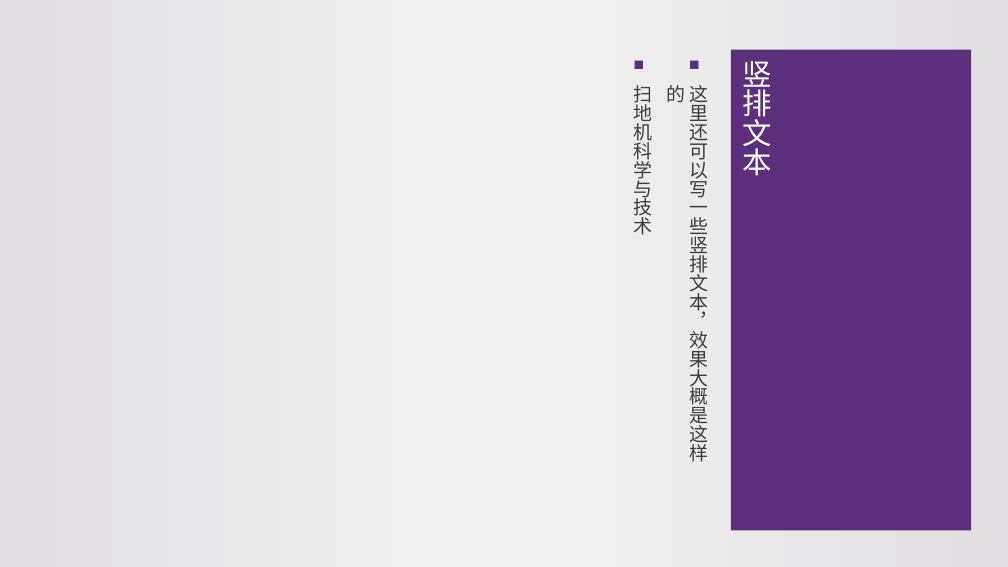
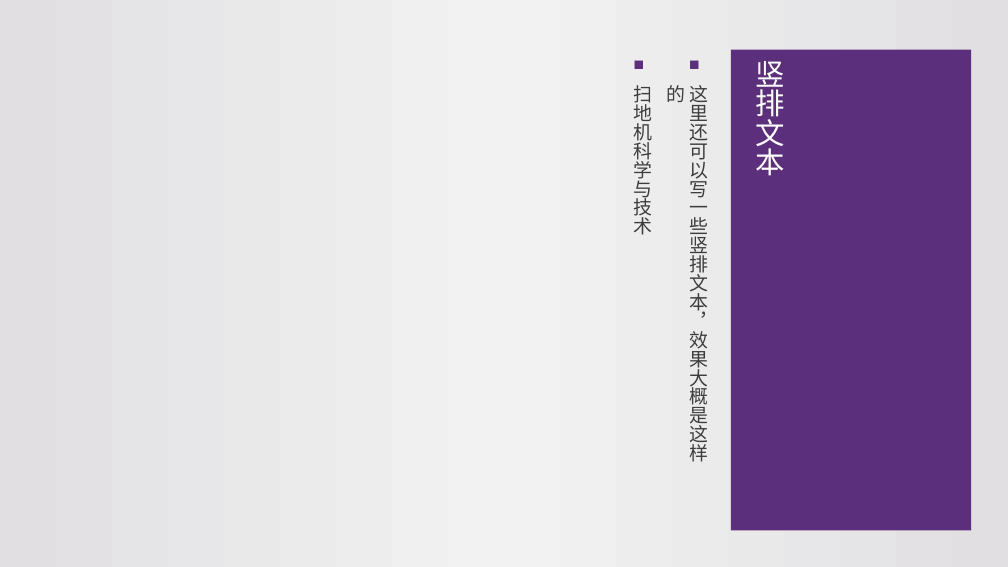
Before and after one commit to atomiechen/THU-PPT-Theme, a slide deck: slide 7 of 清华简约主题-留边-16-9.pptx. Drawn at 1008x567 pixels with LibreOffice and Linux fonts; fonts in the diff are those of the drawing; background and template pictures are left out. Boxes give left, top, right and bottom in pixels: in the first picture for what was removed or moved away, otherwise in the second. Text is boxed around its words. In the diff, an @@ line names an element or a change of style, - is before the commit and + after.

Commit message:
Fix: 竖排文本页，标题文本框左边与下方小字文本框对齐，与紫色边界保持距离

```diff
--- a/清华简约主题-留边-16-9.pptx
+++ b/清华简约主题-留边-16-9.pptx
@@ title "竖排文本": place and size @@
-title "竖排文本" at (742, 61, 771, 176)
+title "竖排文本" at (755, 61, 784, 176)
```
Also in this commit, not shown: 3 other files.
